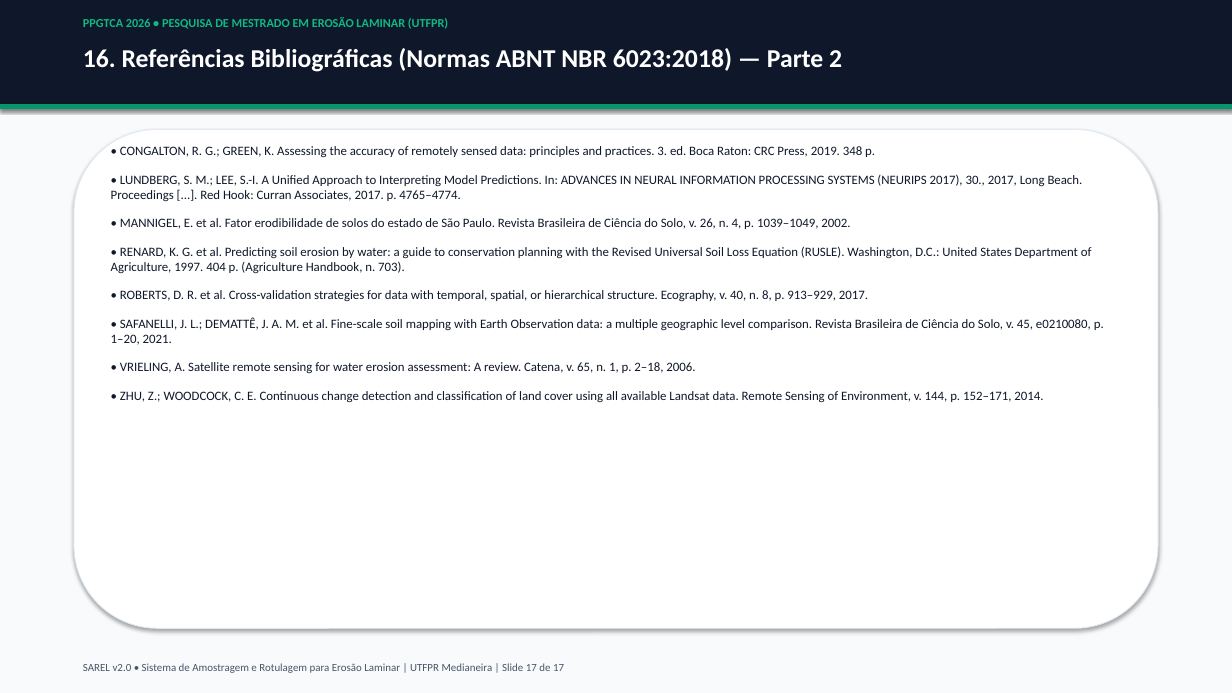
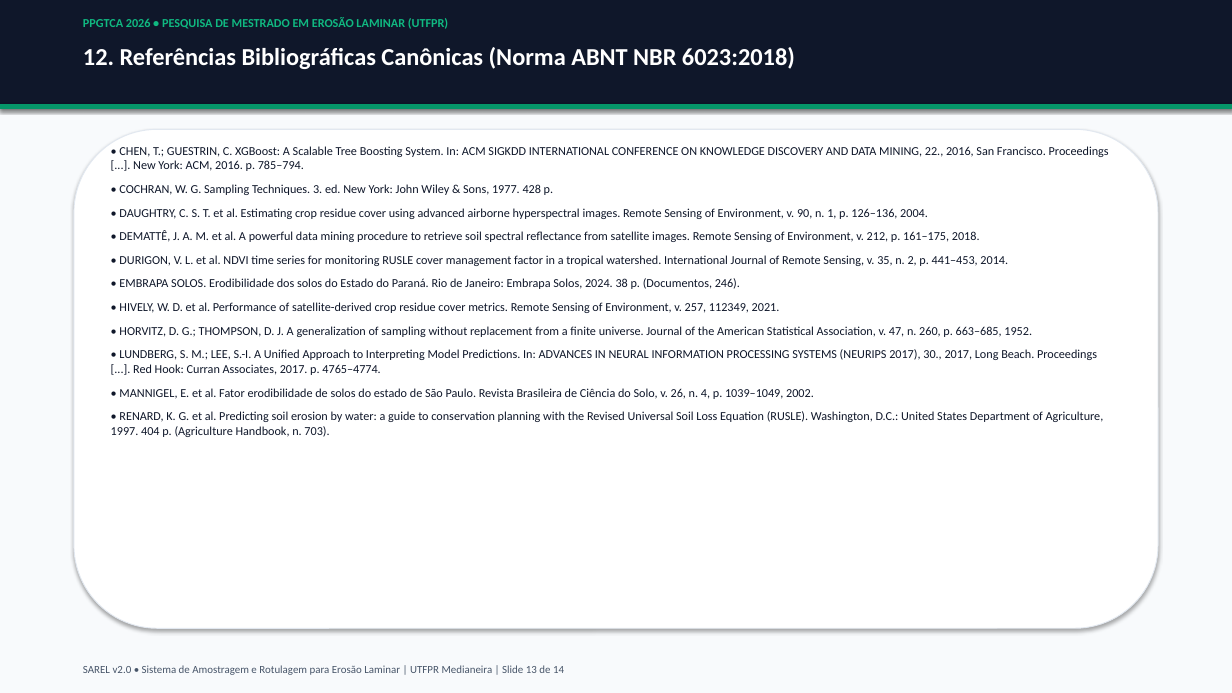
Before and after one commit to RedZardoz/localizador-erosao-v02, a slide deck: slide 13 of docs/Apresentacao_SAREL_PPGTCA_2026.pptx (slide 18 before the commit). Drawn at 1232x693 pixels with LibreOffice and Linux fonts; fonts in the diff are those of the drawing. Boxes give left, top, right and bottom in pixels: in the first picture for what was removed or moved away, otherwise in the second. Text is boxed around its words. In the diff, an @@ line names an element or a change of style, - is before the commit and + after.

Commit message:
feat(apresentacao): atualizar geradores de PPTX e DOCX com 9 blocos didaticos e Norma de Lastro
- Atualiza scripts/gerar_apresentacao_pptx.py com os 9 blocos didaticos (14 slides):
  * Problema difuso e subdetectado na BP3;
  * Pergunta de pesquisa e as 3 lacunas metodologicas;
  * Metodo em 4 passos didaticos;
  * Mascara de solo exposto de 5 testes (Dematte et al., 2018);
  * Didatica do NBR2 no SWIR separando palhada (SPD) de solo mineral desnudo;
  * Medicao na BP3: 677 candidatos, 148 a 1.011 obs/ponto, tercis de E e S, 18 estratos;
  * Desenho amostral: 67 poligonos (34 treino / 33 held-out), 336,34 ha, 4 censos;
  * Didatica do estrato vazio E_1_3_2 (Nh=0) como achado biofisico autêntico da bacia;
  * Governanca e honestidade: semente 20261110, 8 invariantes, cegamento por distribuicao;
  * Transparencia cientifica: declaracao do que esta feito vs trabalho futuro pendente;
  * Formulas canonicas atualizadas (Durigon C=(1-NDVI)/2 ativo, sem corte NDVI 0.25 isolado);
  * Referencias canônicas ABNT NBR 6023:2018;
  * Respeito estrito as 6 proibicoes (sem predicao prospectiva, sem poligonos plotados em mapa).
- Atualiza scripts/gerar_docx_metodologia_integrada.py:
  * Prosa alinhada a detecao contemporanea (Modelo D ativo; Modelo P pausado por D04);
  * Secao dedicada a Norma de Lastro com o que cada fonte sustenta e nao sustenta;
  * Remissao formal a Verificacao_e_Validacao_SAREL_2026-11-11.docx;
  * Tabela 1 completa com detalhamento dos 18 estratos, 4 censos e 1 vazio declarado;
  * Tabelas 2, 3A, 3B e 4 atualizadas com integracao de PARAM_DEFLACAO.
- Atualiza scripts/render_formulas.py com formulas matematicas corrigidas.
- Exporta 14 slides em PNG e gera PDF do DOCX para inspecao visual.
- Registra relatorio docs/verificacoes/2026-11-11s_apresentacao_documento_didaticos.md e evidencias.

```diff
--- a/docs/Apresentacao_SAREL_PPGTCA_2026.pptx
+++ b/docs/Apresentacao_SAREL_PPGTCA_2026.pptx
@@ text at (83,47,795,69): text changed; size 20 to 19 pt @@
-16. Referências Bibliográficas (Normas ABNT NBR 6023:2018) — Parte 2
+12. Referências Bibliográficas Canônicas (Norma ABNT NBR 6023:2018)
@@ text at (119,146,1109,337): text changed; size 10 to 9.5 pt @@
-• CONGALTON, R. G.; GREEN, K. Assessing the accuracy of remotely sensed data: principles and practices. 3. ed. Boca Raton: CRC Press, 2019. 348 p.
+• CHEN, T.; GUESTRIN, C. XGBoost: A Scalable Tree Boosting System. In: ACM SIGKDD INTERNATIONAL CONFERENCE ON KNOWLEDGE DISCOVERY AND DATA MINING, 22., 2016, San Francisco. Proceedings [...]. New York: ACM, 2016. p. 785–794.
+• COCHRAN, W. G. Sampling Techniques. 3. ed. New York: John Wiley & Sons, 1977. 428 p.
+• DAUGHTRY, C. S. T. et al. Estimating crop residue cover using advanced airborne hyperspectral images. Remote Sensing of Environment, v. 90, n. 1, p. 126–136, 2004.
+• DEMATTÊ, J. A. M. et al. A powerful data mining procedure to retrieve soil spectral reflectance from satellite images. Remote Sensing of Environment, v. 212, p. 161–175, 2018.
+• DURIGON, V. L. et al. NDVI time series for monitoring RUSLE cover management factor in a tropical watershed. International Journal of Remote Sensing, v. 35, n. 2, p. 441–453, 2014.
+• EMBRAPA SOLOS. Erodibilidade dos solos do Estado do Paraná. Rio de Janeiro: Embrapa Solos, 2024. 38 p. (Documentos, 246).
+• HIVELY, W. D. et al. Performance of satellite-derived crop residue cover metrics. Remote Sensing of Environment, v. 257, 112349, 2021.
+• HORVITZ, D. G.; THOMPSON, D. J. A generalization of sampling without replacement from a finite universe. Journal of the American Statistical Association, v. 47, n. 260, p. 663–685, 1952.
@@ text at (111,290,1104,403): paragraphs removed @@
-• ROBERTS, D. R. et al. Cross-validation strategies for data with temporal, spatial, or hierarchical structure. Ecography, v. 40, n. 8, p. 913–929, 2017.
-• SAFANELLI, J. L.; DEMATTÊ, J. A. M. et al. Fine-scale soil mapping with Earth Observation data: a multiple geographic level comparison. Revista Brasileira de Ciência do Solo, v. 45, e0210080, p. 1–20, 2021.
-• VRIELING, A. Satellite remote sensing for water erosion assessment: A review. Catena, v. 65, n. 1, p. 2–18, 2006.
-• ZHU, Z.; WOODCOCK, C. E. Continuous change detection and classification of land cover using all available Landsat data. Remote Sensing of Environment, v. 144, p. 152–171, 2014.
@@ text at (111,349,1104,437): size 10 to 9.5 pt in "• LUNDBERG, S. M.; LEE, S.-I. A ...", "• MANNIGEL, E. et al. Fator erodibilidade ...", "• RENARD, K. G. et al. Predicting ..."; less space between paragraphs @@
@@ text at (83,665,564,675): text changed @@
-SAREL v2.0 • Sistema de Amostragem e Rotulagem para Erosão Laminar | UTFPR Medianeira | Slide 17 de 17
+SAREL v2.0 • Sistema de Amostragem e Rotulagem para Erosão Laminar | UTFPR Medianeira | Slide 13 de 14
```
Also in this commit, not shown: 2 other slides changed, 11 slides added, 15 slides removed, 36 other files.
